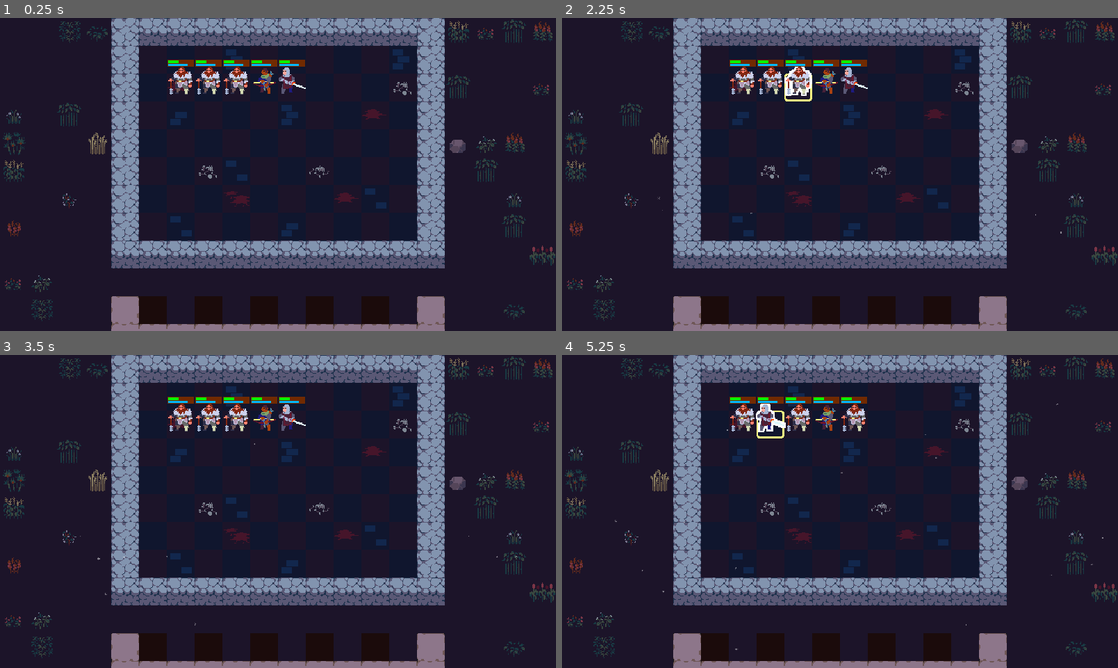
Above: before the commit, frames 1-4 (two rows, left to right).
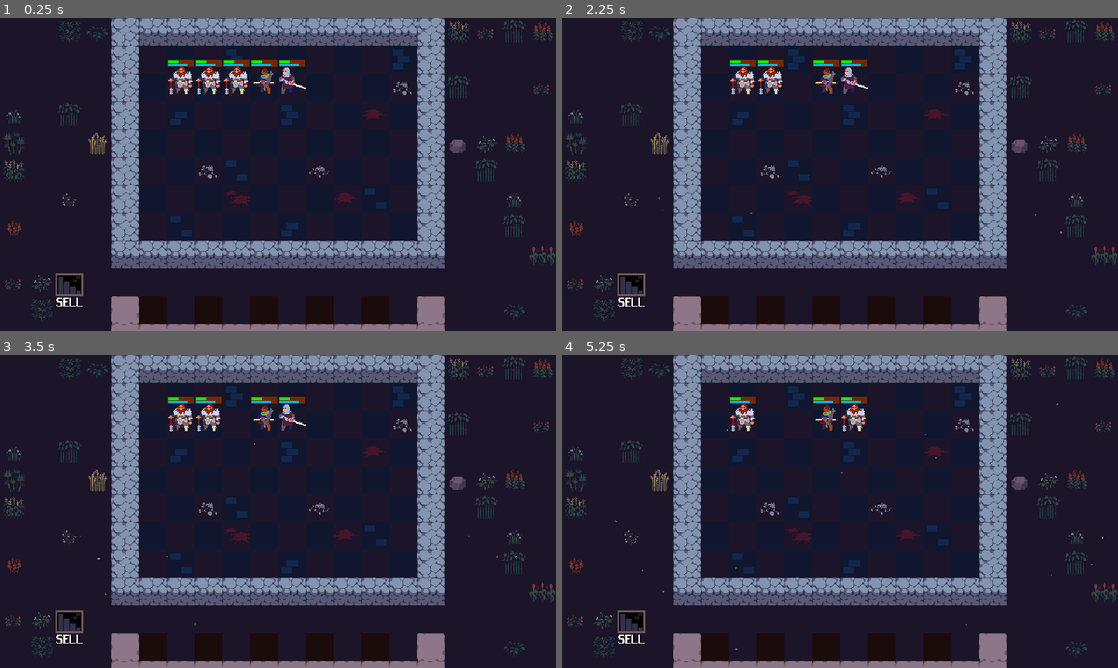
Above: after the commit, the same moments.

Repository: MAG1CPI/godot-autobattler
Game: Godot game, scene res://scenes/arena/arena.tscn
Same seed, same stepped clock (60 frames per second), same inputs: the game is played once before the commit and once after it.
Inputs (mouse positions are in pixels of both pictures, inside the frame that each line leads up to):
- Up to frame 1 (0.25 s): no input
- Up to frame 2 (2.25 s): tap Enter at 0.5 s; drag from (739, 80) to (895, 105) at 0.52 s; drag from (773, 80) to (812, 237) at 1.27 s; move the mouse to (795, 80) at 2.02 s; hold S (quick_sell, bound only after the commit) from 2.03 s (still down); click (795, 80) at 2.17 s
- Up to frame 3 (3.5 s): release S (quick_sell, bound only after the commit) at 2.75 s; tap Space at 2.75 s; drag from (233, 417) to (111, 464) at 2.77 s
- Up to frame 4 (5.25 s): drag from (828, 417) to (867, 511) at 3.52 s; drag from (851, 417) to (756, 433) at 4.27 s; move the mouse to (773, 417) at 5.02 s; hold S (quick_sell, bound only after the commit) from 5.03 s (still down); click (773, 417) at 5.17 s

The runs differ from the first frame. In frame 1, 0.4% of the frame differs, in the area x 10-15%, y 81-93%; in frame 2, 1.0%; in frame 3, 0.8%; in frame 4, 1.2%, in the area x 10-45%, y 13-93%.

Commit message:
Added sell portal

Diff:
--- /dev/null
+++ b/data/player/player_stats.gd
@@ -0,0 +1,22 @@
+extends Resource
+class_name PlayerStats
+
+
+@export_range(0, 99) var gold: int: set = _set_gold
+@export_range(0, 99) var xp: int: set = _set_xp
+@export_range(1, 10) var level: int: set = _set_level
+
+
+func _set_gold(new_gold: int) -> void:
+  gold = new_gold
+  emit_changed()
+
+
+func _set_xp(new_xp: int) -> void:
+  xp = new_xp
+  emit_changed()
+
+
+func _set_level(new_level: int) -> void:
+  level = new_level
+  emit_changed()
--- /dev/null
+++ b/data/player/player_stats.tres
@@ -0,0 +1,8 @@
+[gd_resource type="Resource" script_class="PlayerStats" format=3 uid="uid://cg1v52oifh8ra"]
+
+[ext_resource type="Script" uid="uid://ck5ylfsfi34v3" path="res://data/player/player_stats.gd" id="1_o1dyv"]
+
+[resource]
+script = ExtResource("1_o1dyv")
+gold = 50
+metadata/_custom_type_script = "uid://ck5ylfsfi34v3"
--- a/data/units/unit_stats.gd
+++ b/data/units/unit_stats.gd
@@ -18,10 +18,26 @@
 @export_category("Data")
 @export var rarity: Rarity
 @export var gold_cost: int
+@export_range(1, 3) var tier := 1: set = _set_tier
 
 @export_category("Visuals")
 @export var skin_coordinates: Vector2i
 
 
+func get_combined_unit_count() -> int:
+  if rarity == Rarity.COMMON:
+    return 3 ** (tier - 1)
+  return 6 if tier == 3 else tier
+
+
+func get_gold_value() -> int:
+  return gold_cost * get_combined_unit_count()
+
+
+func _set_tier(new_tier: int) -> void:
+  tier = new_tier
+  emit_changed()
+
+
 func _to_string() -> String:
   return name
--- a/project.godot
+++ b/project.godot
@@ -24,6 +24,10 @@
 window/stretch/mode="viewport"
 window/stretch/scale_mode="integer"
 
+[gui]
+
+theme/custom="uid://dfwyixi7xkn7k"
+
 [input]
 
 select={
@@ -36,6 +40,11 @@
 "events": [Object(InputEventMouseButton,"resource_local_to_scene":false,"resource_name":"","device":-1,"window_id":0,"a …(259 unchanged characters)…
 ]
 }
+quick_sell={
+"deadzone": 0.2,
+"events": [Object(InputEventKey,"resource_local_to_scene":false,"resource_name":"","device":-1,"window_id":0,"alt_pressed":false,"shift_pressed":false,"ctrl_pressed":false,"meta_pressed":false,"pressed":false,"keycode":0,"physical_keycode":83,"key_label":0,"unicode":115,"location":0,"echo":false,"script":null)
+]
+}
 
 [physics]
 
--- a/scenes/arena/arena.gd
+++ b/scenes/arena/arena.gd
@@ -12,7 +12,9 @@
 @onready var bench: PlayArea = $Bench
 @onready var unit_mover: UnitMover = $UnitMover
 @onready var unit_spawner: UnitSpawner = $UnitSpawner
+@onready var sell_portal: SellPortal = $SellPortal
 
 
 func _ready() -> void:
   unit_spawner.unit_spawned.connect(unit_mover.setup_unit)
+  unit_spawner.unit_spawned.connect(sell_portal.setup_unit)
--- a/scenes/arena/arena.tscn
+++ b/scenes/arena/arena.tscn
@@ -9,9 +9,10 @@
 [ext_resource type="Script" uid="uid://d2qya8hwv5cgv" path="res://components/tile_highlighter.gd" id="6_u52cf"]
 [ext_resource type="Script" uid="uid://dpruth4ka5sm6" path="res://components/unit_mover.gd" id="8_ii07k"]
 [ext_resource type="Resource" uid="uid://btgsunejf2heq" path="res://data/units/arthur.tres" id="9_2ml6w"]
-[ext_resource type="Script" uid="uid://b371fnldk85cg" path="res://scenes/arena/debug_info.gd" id="9_6w4xk"]
 [ext_resource type="Resource" uid="uid://cejvu4vywgku7" path="res://data/units/robin.tres" id="9_vmsrg"]
 [ext_resource type="Script" uid="uid://cqtk84ggc3x38" path="res://components/unit_spawner.gd" id="12_s83md"]
+[ext_resource type="PackedScene" uid="uid://q4v20kyw0uyb" path="res://scenes/sell_portal/sell_portal.tscn" id="13_fv88w"]
+[ext_resource type="Resource" uid="uid://cg1v52oifh8ra" path="res://data/player/player_stats.tres" id="14_w4nra"]
 
 [sub_resource type="Curve" id="Curve_5tue2"]
 _data = [Vector2(0, 0), 0.0, 0.0, 0, 0, Vector2(0.20469798, 1), 0.0, 0.0, 0, 0, Vector2(0.80201346, 1), 0.0, 0.0, 0, 0, Vector2(1, 0), 0.0, 0.0, 0, 0]
@@ -40,7 +41,6 @@
 metadata/_edit_lock_ = true
 
 [node name="DebugInfo" type="Node" parent="." unique_id=1413022025]
-script = ExtResource("9_6w4xk")
 
 [node name="Visuals" type="Node2D" parent="." unique_id=1813839311]
 metadata/_edit_group_ = true
@@ -147,3 +147,7 @@
 script = ExtResource("12_s83md")
 bench = NodePath("../Bench")
 game_area = NodePath("../GameArea")
+
+[node name="SellPortal" parent="." unique_id=800936173 instance=ExtResource("13_fv88w")]
+position = Vector2(64, 288)
+player_stats = ExtResource("14_w4nra")
--- /dev/null
+++ b/scenes/sell_portal/sell_portal.gd
@@ -0,0 +1,55 @@
+extends Area2D
+class_name SellPortal
+
+
+@export var player_stats: PlayerStats
+
+
+@onready var outline_highlighter: OutlineHighlighter = $OutlineHighlighter
+@onready var gold: HBoxContainer = %Gold
+@onready var gold_label: Label = %GoldLabel
+
+
+var current_unit: Unit
+
+
+func _ready() -> void:
+  var units := get_tree().get_nodes_in_group("units")
+  for unit: Unit in units:
+    setup_unit(unit)
+
+
+func setup_unit(unit: Unit) -> void:
+  unit.drag_and_drop.dropped.connect(_on_unit_dropped.bind(unit))
+  unit.quick_sell_pressed.connect(_sell_unit.bind(unit))
+
+
+func _on_unit_dropped(_starting_position: Vector2, unit: Unit) -> void:
+  if not unit or unit != current_unit: return
+  _sell_unit(unit)
+
+
+func _sell_unit(unit: Unit) -> void:
+  player_stats.gold += unit.stats.get_gold_value()
+  print(player_stats.gold)
+  #TODO: give items back to item pool
+  #TODO: put units back to the pool
+  unit.queue_free()
+
+
+func _on_area_entered(area: Area2D) -> void:
+  if area is not Unit: return
+  var unit: Unit = area
+  current_unit = unit
+  outline_highlighter.highlight()
+  gold_label.text = str(unit.stats.get_gold_value())
+  gold.show()
+
+
+func _on_area_exited(area: Area2D) -> void:
+  if area is not Unit: return
+  var unit: Unit = area
+  if unit and unit == current_unit:
+    current_unit = null
+  outline_highlighter.clear_highlight()
+  gold.hide()
--- /dev/null
+++ b/scenes/sell_portal/sell_portal.tscn
@@ -0,0 +1,75 @@
+[gd_scene format=3 uid="uid://q4v20kyw0uyb"]
+
+[ext_resource type="Material" uid="uid://bb8m5fhpi4wqn" path="res://assets/shaders/2d_outline_shader.tres" id="1_g4w48"]
+[ext_resource type="Script" uid="uid://cymy7eywkudsu" path="res://scenes/sell_portal/sell_portal.gd" id="1_q37ab"]
+[ext_resource type="Texture2D" uid="uid://b1ro1ssup7dcp" path="res://assets/sprites/tiles.png" id="2_se251"]
+[ext_resource type="Script" uid="uid://b3xeg5lc2kvm3" path="res://components/outline_highlighter.gd" id="3_q37ab"]
+[ext_resource type="Texture2D" uid="uid://c4awhqfup7o2k" path="res://assets/sprites/gold.png" id="5_gmlex"]
+
+[sub_resource type="RectangleShape2D" id="RectangleShape2D_gmlex"]
+size = Vector2(32, 32)
+
+[sub_resource type="LabelSettings" id="LabelSettings_svd6b"]
+shadow_size = 2
+shadow_color = Color(0, 0, 0, 0.49803922)
+
+[node name="SellPortal" type="Area2D" unique_id=800936173]
+script = ExtResource("1_q37ab")
+
+[node name="Visuals" type="CanvasGroup" parent="." unique_id=1909860818]
+material = ExtResource("1_g4w48")
+
+[node name="Sprite2D" type="Sprite2D" parent="Visuals" unique_id=2054381846]
+position = Vector2(16, 16)
+texture = ExtResource("2_se251")
+region_enabled = true
+region_rect = Rect2(224, 512, 32, 32)
+
+[node name="CollisionShape2D" type="CollisionShape2D" parent="." unique_id=1757669102]
+position = Vector2(16, 16)
+shape = SubResource("RectangleShape2D_gmlex")
+
+[node name="OutlineHighlighter" type="Node" parent="." unique_id=1653825239 node_paths=PackedStringArray("visuals")]
+script = ExtResource("3_q37ab")
+visuals = NodePath("../Visuals")
+outline_color = Color(0.4745098, 1, 0.7058824, 1)
+outline_thickness = 2
+
+[node name="Label" type="Label" parent="." unique_id=772537123]
+custom_minimum_size = Vector2(32, 0)
+offset_top = 32.0
+offset_right = 32.0
+offset_bottom = 50.0
+text = "SELL"
+label_settings = SubResource("LabelSettings_svd6b")
+horizontal_alignment = 1
+vertical_alignment = 1
+
+[node name="Gold" type="HBoxContainer" parent="." unique_id=422514676]
+unique_name_in_owner = true
+visible = false
+custom_minimum_size = Vector2(32, 18)
+anchors_preset = 2
+anchor_top = 1.0
+anchor_bottom = 1.0
+offset_top = -18.0
+offset_right = 32.0
+grow_vertical = 0
+theme_override_constants/separation = 3
+alignment = 1
+
+[node name="GoldLabel" type="Label" parent="Gold" unique_id=2022437702]
+unique_name_in_owner = true
+layout_mode = 2
+text = "99+"
+label_settings = SubResource("LabelSettings_svd6b")
+horizontal_alignment = 1
+vertical_alignment = 1
+
+[node name="GoldIcon" type="TextureRect" parent="Gold" unique_id=626398936]
+layout_mode = 2
+texture = ExtResource("5_gmlex")
+stretch_mode = 5
+
+[connection signal="area_entered" from="." to="." method="_on_area_entered"]
+[connection signal="area_exited" from="." to="." method="_on_area_exited"]
--- a/scenes/unit/unit.gd
+++ b/scenes/unit/unit.gd
@@ -1,6 +1,9 @@
 @tool
 extends Area2D
 class_name Unit
+
+
+signal quick_sell_pressed
 
 
 @export var stats: UnitStats: set = set_stats
@@ -16,10 +19,20 @@
 @onready var outline_highlighter: OutlineHighlighter = $OutlineHighlighter
 
 
+var is_hovered := false
+
+
 func _ready() -> void:
-  if not Engine.is_editor_hint():
-    drag_and_drop.drag_started.connect(_on_drag_started)
-    drag_and_drop.drag_canceled.connect(_on_drag_canceled)
+  if Engine.is_editor_hint(): return
+  drag_and_drop.drag_started.connect(_on_drag_started)
+  drag_and_drop.drag_canceled.connect(_on_drag_canceled)
+  # quick_sell_pressed.connect(func(): print("sell"))
+
+
+func _input(event: InputEvent) -> void:
+  if not is_hovered: return
+  if event.is_action_pressed("quick_sell"):
+    quick_sell_pressed.emit()
 
 
 func set_stats(new_stats: UnitStats) -> void:
@@ -38,12 +51,14 @@
   if drag_and_drop.dragging: return
   outline_highlighter.highlight()
   z_index = 2
+  is_hovered = true
 
 
 func _on_mouse_exited() -> void:
   if drag_and_drop.dragging: return
   outline_highlighter.clear_highlight()
   z_index = 0
+  is_hovered = false
 
 
 func _on_drag_started() -> void:
Not shown, added: data/player/player_stats.gd.uid
Not shown, added: scenes/sell_portal/sell_portal.gd.uid
